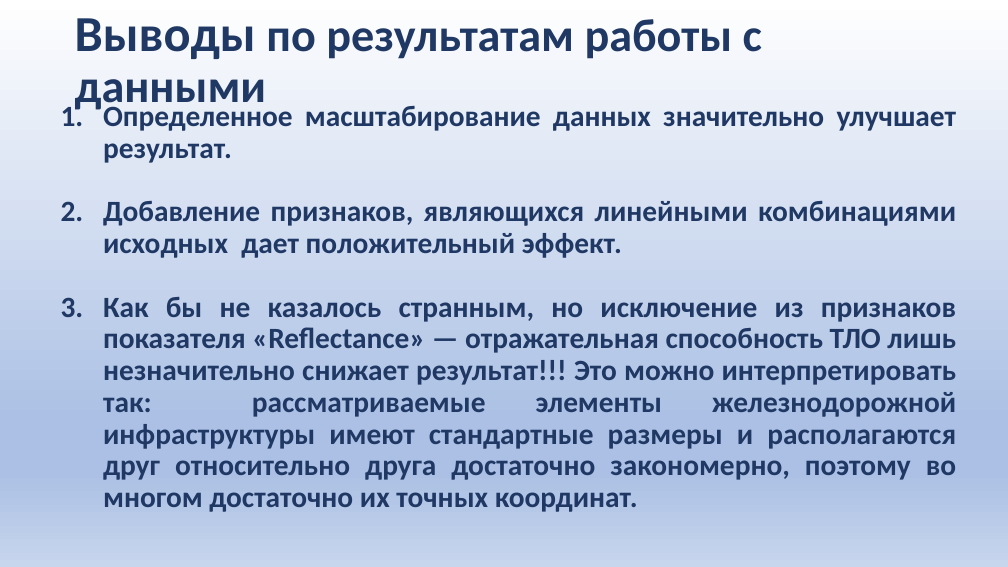
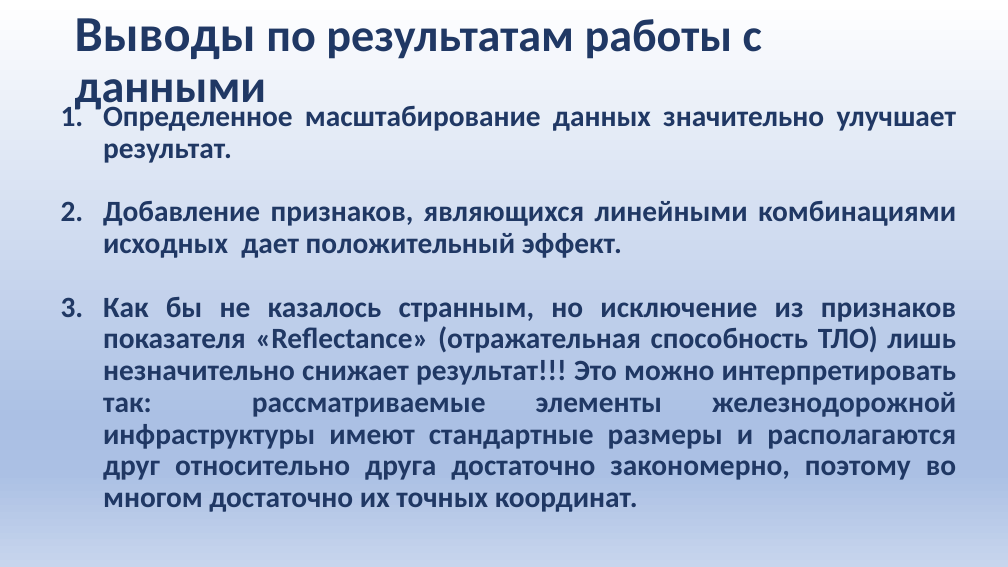
Before and after one commit to Alexwert3/chemp_Novosibirsk, a slide deck: slide 8 of Новосибирск_2022_Верт-Миллер.pptx. Drawn at 1008x567 pixels with LibreOffice and Linux fonts; fonts in the diff are those of the drawing. Boxes give left, top, right and bottom in pixels: in the first picture for what was removed or moved away, otherwise in the second. Text is boxed around its words. In the diff, an @@ line names an element or a change of style, - is before the commit and + after.

```diff
--- a/Новосибирск_2022_Верт-Миллер.pptx
+++ b/Новосибирск_2022_Верт-Миллер.pptx
@@ text at [103, 297, 957, 512]: text changed @@
-3. Как бы не казалось странным, но исключение из признаков показателя «Reflectance» — отражательная способность ТЛО лишь незначительно снижает результат!!! Это можно интерпретировать так: рассматриваемые элементы железнодорожной инфраструктуры имеют стандартные размеры и располагаются друг относительно друга достаточно закономерно, поэтому во многом достаточно их точных координат.
+3. Как бы не казалось странным, но исключение из признаков показателя «Reflectance» (отражательная способность ТЛО) лишь незначительно снижает результат!!! Это можно интерпретировать так: рассматриваемые элементы железнодорожной инфраструктуры имеют стандартные размеры и располагаются друг относительно друга достаточно закономерно, поэтому во многом достаточно их точных координат.
```
